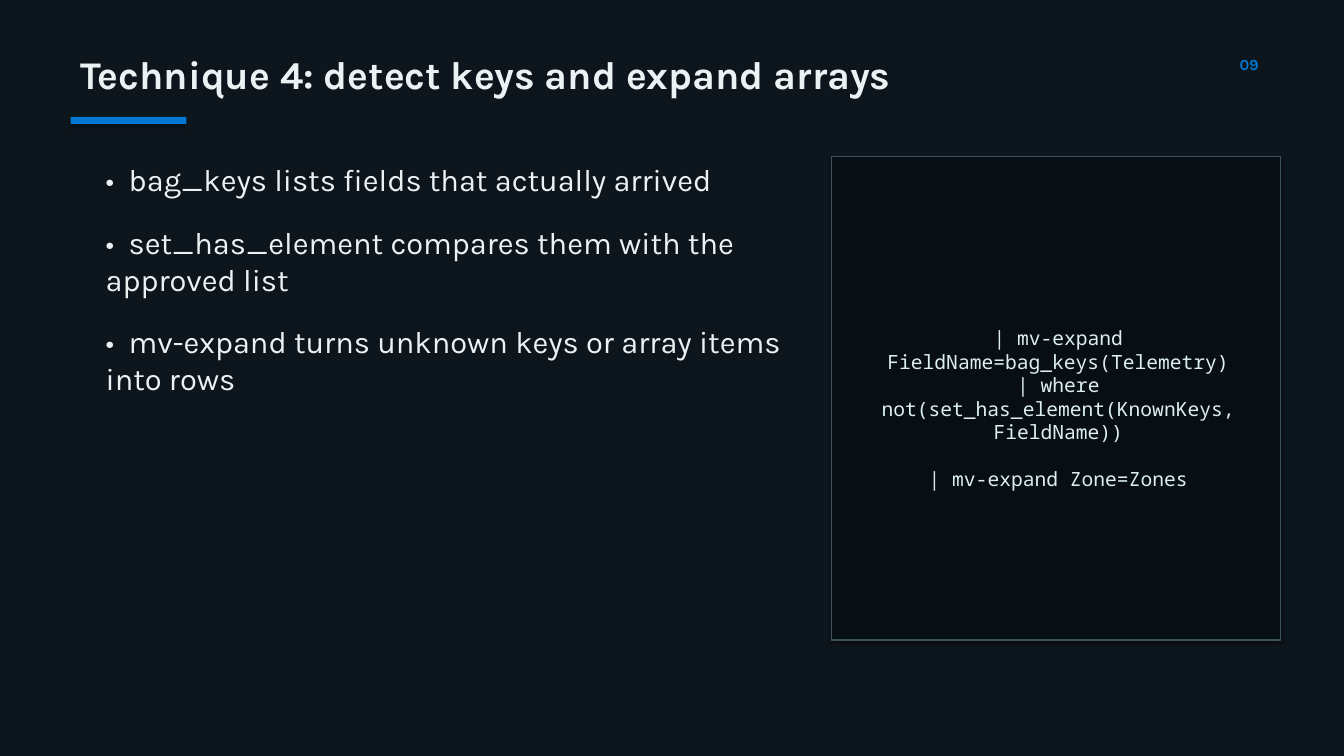
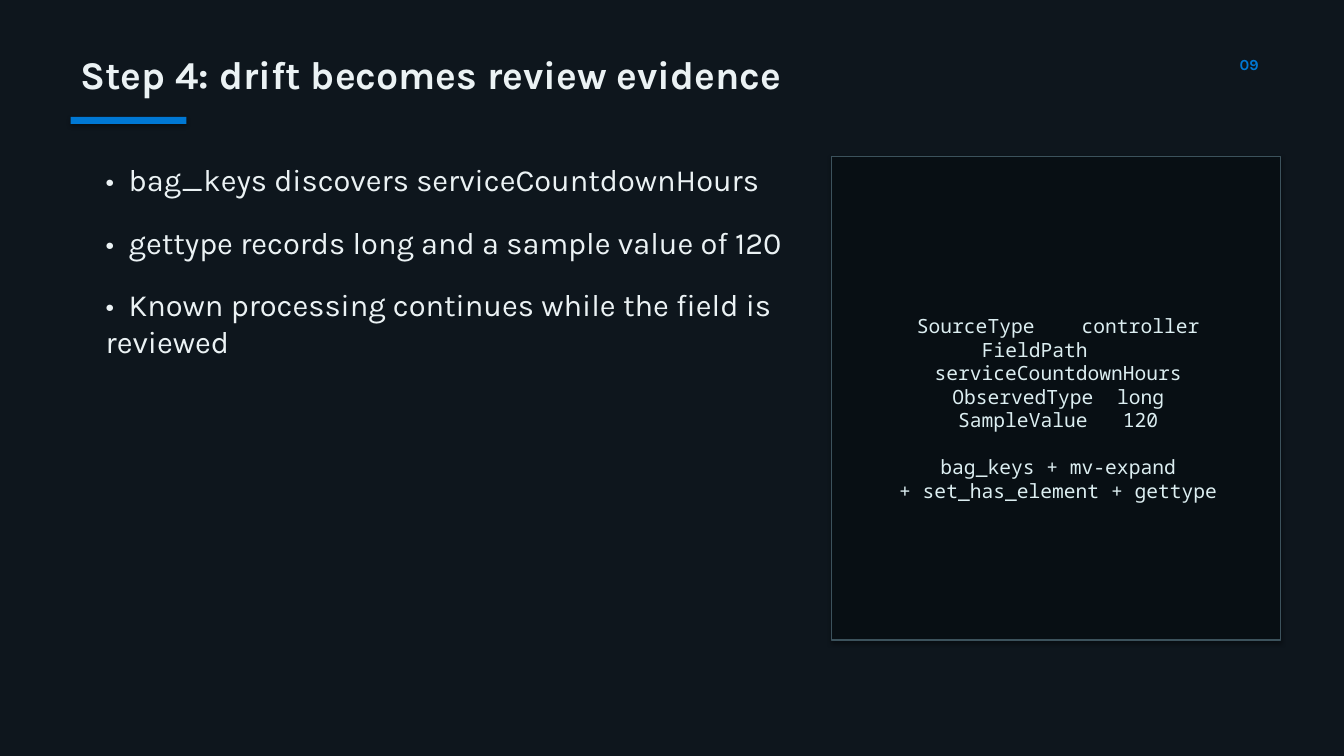
Before and after one commit to MatthieuLefebvre/eventhouse-schema-drift-reference, a slide deck: slide 9 of presentation/eventhouse-schema-drift-reference.pptx. Drawn at 1344x756 pixels with LibreOffice and Linux fonts; fonts in the diff are those of the drawing. Boxes give left, top, right and bottom in pixels: in the first picture for what was removed or moved away, otherwise in the second. Text is boxed around its words. In the diff, an @@ line names an element or a change of style, - is before the commit and + after.

```diff
--- a/presentation/eventhouse-schema-drift-reference.pptx
+++ b/presentation/eventhouse-schema-drift-reference.pptx
@@ text at box(80, 61, 782, 99): text changed @@
-Technique 4: detect keys and expand arrays
+Step 4: drift becomes review evidence
@@ text at box(106, 170, 781, 354): text changed @@
-• bag_keys lists fields that actually arrived
-• set_has_element compares them with the approved list
-• mv-expand turns unknown keys or array items into rows
+• bag_keys discovers serviceCountdownHours
+• gettype records long and a sample value of 120
+• Known processing continues while the field is reviewed
@@ text in rectangle at box(917, 318, 1217, 503): text changed @@
-| mv-expand FieldName=bag_keys(Telemetry)
-| where not(set_has_element(KnownKeys, FieldName))
-| mv-expand Zone=Zones
+SourceType controller
+FieldPath serviceCountdownHours
+ObservedType long
+SampleValue 120
+bag_keys + mv-expand
++ set_has_element + gettype
```
Also in this commit, not shown: 4 other slides changed, 2 slides added, 2 slides removed, 3 other files.
